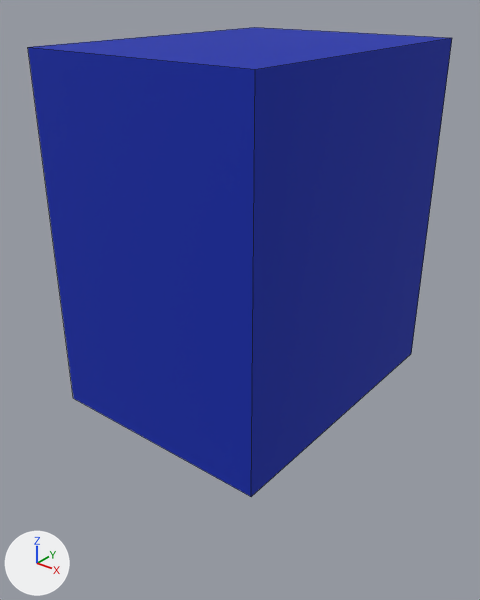
One commit to the FBX model Mrowisko/Mrowisko/MrowiskoContent/Models/log.FBX: the scene before it, then after it.
Both versions are drawn from a 50 mm lens placed at (0.665, -0.812, 0.621), pointed at (0.042, -0.035, 0.138). The axes (+X, +Y, +Z) are drawn at lower left. The lights are the same throughout. Mesh edges are drawn as thin lines. Where no turn or scale is listed for an object, it has been applied to the vertices.

Before the edit, the objects in view are built like this:
```python
me_mesh = bpy.data.meshes.new('Mesh')
me_mesh.from_pydata(...)  # a box spanning x -0.184..0.184, y -0.239..0.239, z 0.0..0.54
me_mesh.materials.append(mat_01___default)  # blue #0026ad
ob_box001 = bpy.data.objects.new('Box001', me_mesh)
ob_box001.location = (0.066, -0.031, 0.0)
```
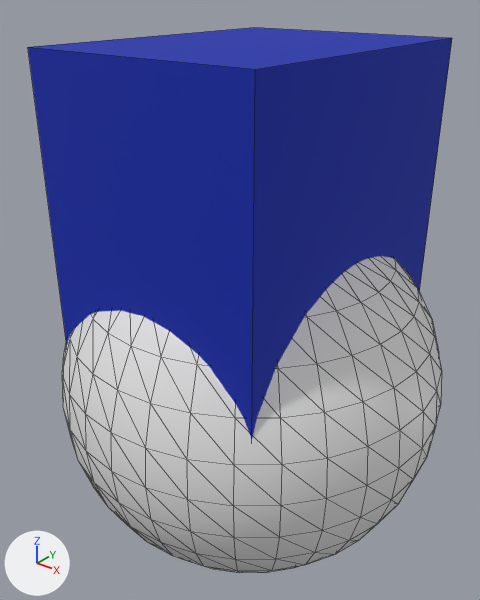
The newer file is also turned or shifted as a whole; pictures and numbers use the older file's frame.

What differs and where, as boxes [x1, y1, x2, y2] in the pictures (480 x 600 px):
'BoundingSphere', added
    after: [62, 256, 442, 573]

Edits to the bpy script that builds the scene:
```text
Add me_mesh_001:
    me_mesh_001.from_pydata(...)  # a UV sphere (32 segments, 16 rings, poles along z) spanning x -0.318..0.318, y -0.318..0.318, z -0.318..0.318
Add ob_boundingsphere:
    ob_boundingsphere = bpy.data.objects.new('BoundingSphere', me_mesh_001)
    ob_boundingsphere.location = (0.065, -0.033, 0.0)
```
